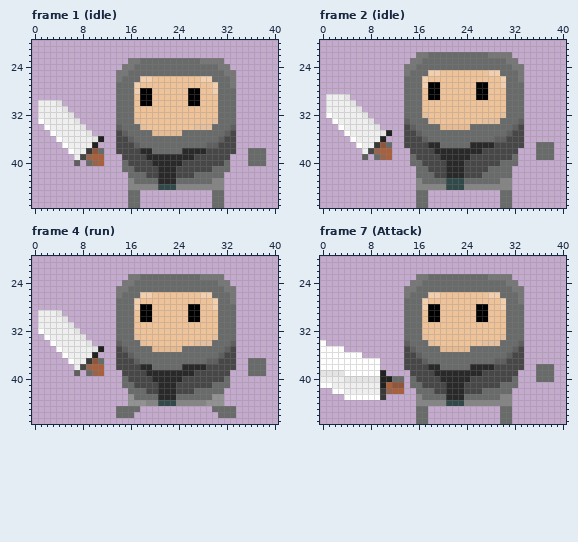
File history of a pixel-art file, Villager/Worrior-1.aseprite. The picture above was drawn from the file before the commit.
48x48 pixels, 7 frames. Colours within 5 levels of each other are drawn and written as one. Shown: frame 1 (idle): x 0..40, y 20..47; frame 2 (idle): x 0..40, y 20..47; frame 4 (run): x 0..40, y 20..47; frame 7 (Attack): x 0..40, y 20..47. The commit also changed other frames, which this record leaves out.
After the commit:
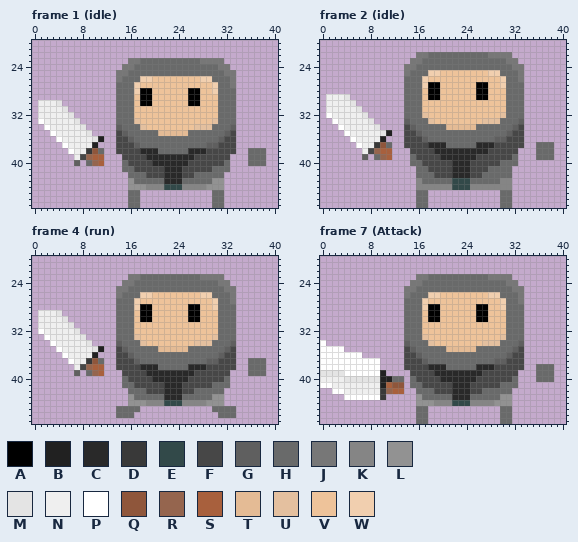
Palette (. is transparent): A #000000  B #212121  C #292929  D #393939  E #324949  F #474747  G #5f5f5f  H #696a6a  J #777777  K #858585  L #929292  M #e4e4e4  N #efefef  P #ffffff  Q #8f563b  R #95654e  S #a8603d  T #e4bb95  U #e4c09f  V #eec39a  W #f1cfaf
From old to new:
Frame 1 (idle), layer "body":
Colour F gives way to colour C in row 40 at x 25; in rows 41 to 42 at x 24.
Colour H gives way to colour C in row 38 at x 20; in row 43 at x 24.
Colour K gives way to colour E in row 44 at x 24.
Colour C gives way to colour F in rows 41 to 42 at x 21.
Colour C gives way to colour H in row 38 at x 25; in row 43 at x 21.
Colour T gives way to colour H in row 35 at x 20.
Colour E gives way to colour K in row 44 at x 21.
Colour K gives way to colour L in row 43 at x 16 and 30 to 31; in row 44 at x 16 to 18 and 29 to 31.
Colour H gives way to colour T in row 35 at x 25.
Frame 2 (idle), layer "body":
Colour F gives way to colour C in row 38 at x 27; in row 39 at x 25; in rows 40 to 42 at x 24.
Colour H gives way to colour C in row 37 at x 20.
Colour H gives way to colour E in row 43 at x 24.
Colour K gives way to colour E in row 44 at x 24.
Colour C gives way to colour F in rows 40 to 42 at x 21.
Colour C gives way to colour H in row 37 at x 25.
Colour E gives way to colour H in row 43 at x 21.
Colour T gives way to colour H in row 34 at x 20.
Colour E gives way to colour K in row 44 at x 21.
Colour H gives way to colour T in row 34 at x 25.
Frame 4 (run), layer "body":
Colour F gives way to colour C in row 40 at x 25; in rows 41 to 42 at x 24.
Colour H gives way to colour C in row 38 at x 20; in row 43 at x 24.
Colour K gives way to colour E in row 44 at x 24.
Colour C gives way to colour F in rows 41 to 42 at x 21.
Colour C gives way to colour H in row 38 at x 25; in row 43 at x 21.
Colour T gives way to colour H in row 35 at x 20.
Colour E gives way to colour K in row 44 at x 21.
Colour H gives way to colour T in row 35 at x 25.
Frame 7 (Attack), layer "body": the same change as frame 1 (idle)
